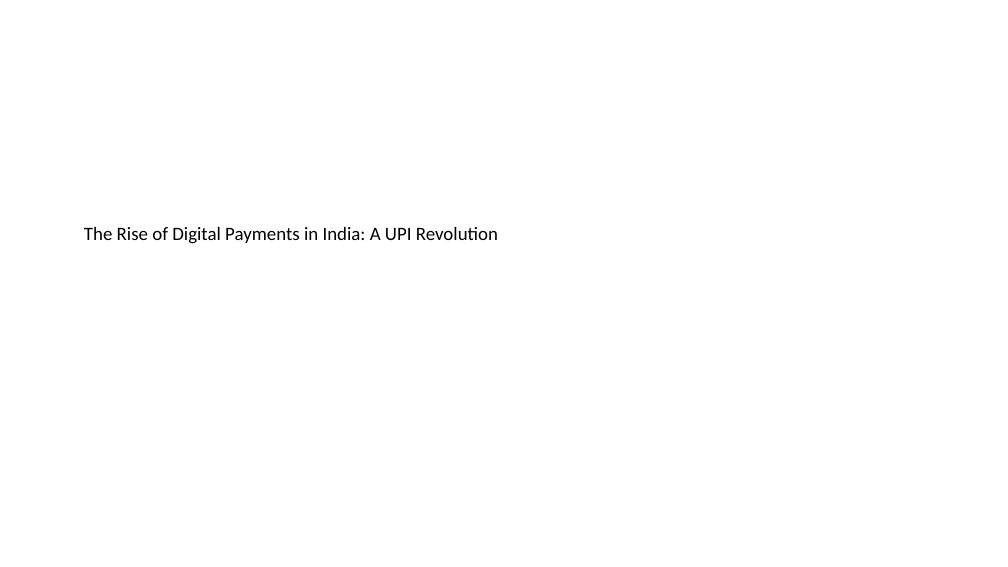
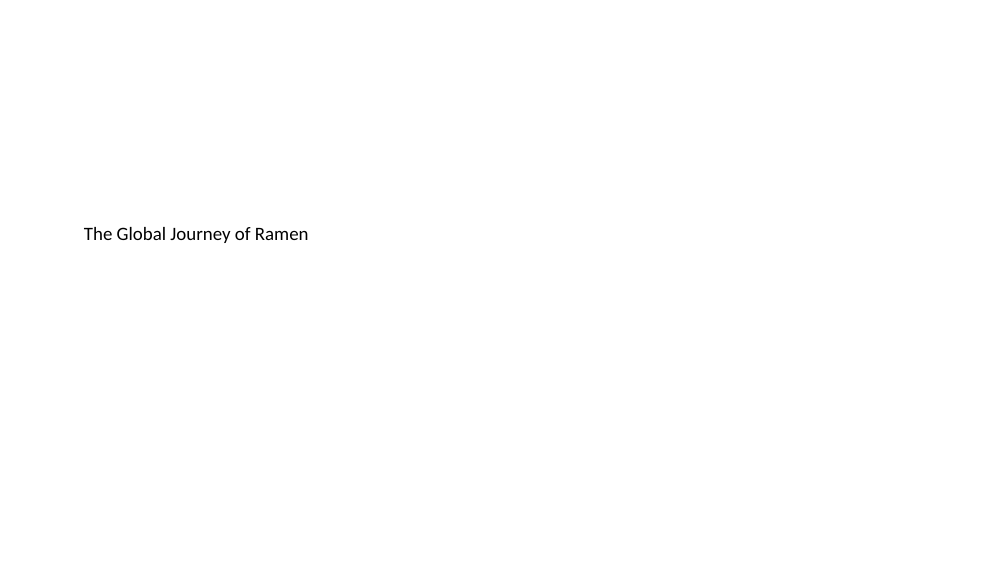
Before and after one commit to vinchet01/Agentic-AI-PPT-Generator, a slide deck: slide 1 of final_output.pptx. Drawn at 1008x567 pixels with LibreOffice and Linux fonts; fonts in the diff are those of the drawing. Boxes give left, top, right and bottom in pixels: in the first picture for what was removed or moved away, otherwise in the second. Text is boxed around its words. In the diff, an @@ line names an element or a change of style, - is before the commit and + after.

```diff
--- a/final_output.pptx
+++ b/final_output.pptx
@@ text at box(84, 227, 309, 243): text changed @@
-The Rise of Digital Payments in India: A UPI Revolution
+The Global Journey of Ramen
```
Also in this commit, not shown: 2 slides added, 6 slides removed, 4 other files.
